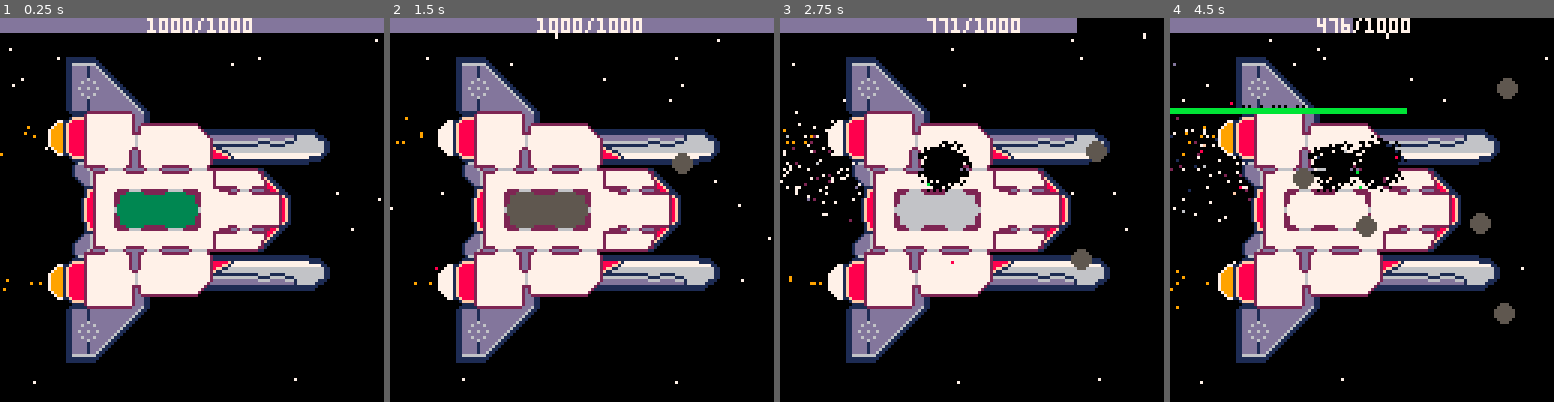
Above: before the commit, frames 1-4 (left to right).
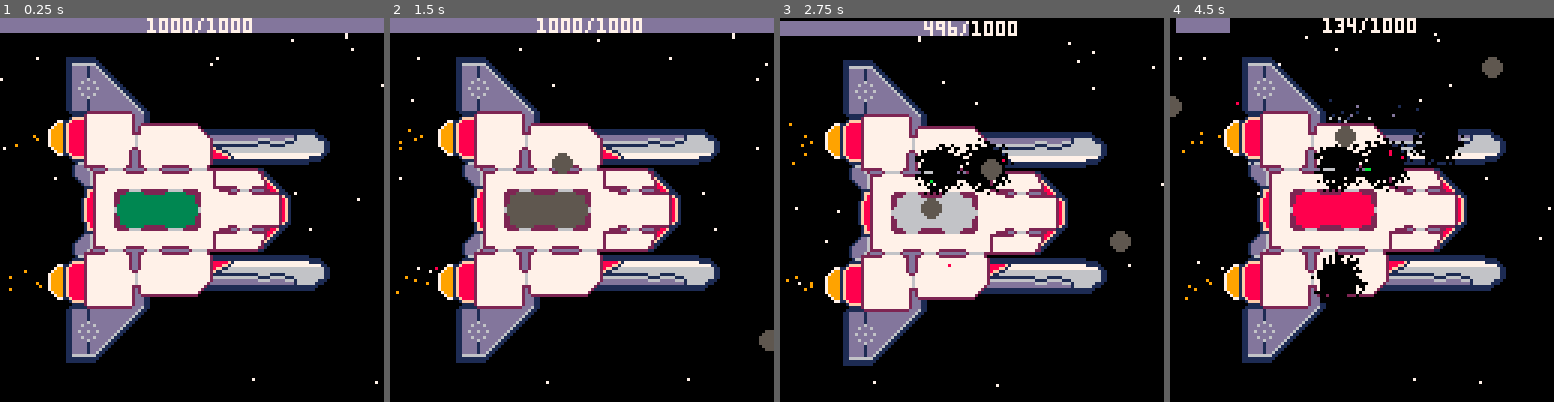
Above: after the commit, the same moments.

Repository: kiiro94/GGJ2020
Game: PICO-8 cartridge ggj2020.p8
The game is run twice, just before and just after one commit, with the same random seed, the same clock (stepped at 60 frames per second) and the same inputs.
Inputs (mouse positions are in pixels of both pictures, inside the frame that each line leads up to):
- Up to frame 1 (0.25 s): no input
- Up to frame 2 (1.5 s): tap X (X key) at 0.33, 1.07 s; click (670, 121) at 0.67 s; tap O (Z key) at 0.7 s; click (436, 267) at 1.22 s
- Up to frame 3 (2.75 s): tap O (Z key) at 1.7, 2.1, 2.5 s; click (887, 114) at 1.77 s; tap X (X key) at 1.85 s; click (952, 259) at 2.32 s
- Up to frame 4 (4.5 s): click (1404, 106) at 2.87 s; tap O (Z key) every 0.4 s from 2.9 to 4.1 s; tap X (X key) at 2.97, 4.08 s; hold Left 3.08-3.58 s; click (1465, 256) at 3.42 s; click (1231, 102) at 3.97 s

The runs differ from the first frame. In frame 1, 0.3% of the frame differs, in the area x 0-100%, y 3-96%; in frame 2, 1.3%; in frame 3, 17%; in frame 4, 19%, in the area x 0-100%, y 0-96%.

Commit message:
draw by sprite

Diff:
--- a/ggj2020.p8
+++ b/ggj2020.p8
@@ -24,6 +24,7 @@
      local dist = sqrt((p.x - x)^2 + (p.y - y)^2)
 	  if dist < rnd(5)+5 and p.s == 1 then
 		 p.s = 0
+       add(brokenData, p)
        createParticle(p.x, p.y, p.c)
 	  end
    end
@@ -75,16 +76,34 @@
    return struct
 end
 
+function getBotSpawn()
+   bS = {}
+   for p in all(data) do
+      if p.b == 1 then
+         add(bS, p)
+      end
+   end
+   return bS
+end
+
 function drawPoint(p)
    if p.s==1 then
 	   pset(p.x, p.y, p.c)
-   --elseif p.s==2 then
-      --pset(p.x, p.y, 14)
-   end
-end
-
-function drawStruct()
-   foreach(data, drawPoint)
+   end
+end
+
+function drawBrokenPoint(p)
+   if p.s==0 then
+	   pset(p.x, p.y, 0)
+   end
+end
+
+function drawBrokenStruct()
+   foreach(brokenData, drawBrokenPoint)
+end
+
+function drawBotSpawn()
+   foreach(botSpawn, drawPoint)
 end
 
 function drawParticles()
@@ -168,17 +187,17 @@
 end
 
 function searchTarget(b)
-   pivot = flr(rnd(5206))
-   for i=pivot,5207 do
-      if data[i].s == 0 and data[i].c == botCol then
-         data[i].s = 2
-         return { x = data[i].x, y = data[i].y }
+   pivot = flr(rnd(#brokenData))
+   for i=pivot + 1 ,#brokenData do
+      if brokenData[i].s == 0 and brokenData[i].c == botCol then
+         brokenData[i].s = 2
+         return { x = brokenData[i].x, y = brokenData[i].y }
       end
    end
    for i=1,pivot do
-      if data[i].s == 0 and data[i].c == botCol then
-         data[i].s = 2
-         return { x = data[i].x, y = data[i].y }
+      if brokenData[i].s == 0 and brokenData[i].c == botCol then
+         brokenData[i].s = 2
+         return { x = brokenData[i].x, y = brokenData[i].y }
       end
    end
 
@@ -203,14 +222,14 @@
 
          dist = sqrt((b.x - b.t.x)^2 + (b.y - b.t.y)^2)
          if (dist < 2) then
-            for p in all(data) do
+            for p in all(brokenData) do
                if (b.t.x == p.x and b.t.y == p.y) do
                   for f in all(fires) do
                      if f.x == p.x and f.y == p.y then
                         del(fires, f)
                      end
                   end
-                  p.s = 1
+                  del(brokenData, p)
                   del(bots, b)
 
                   --increase hp bar relative to color repaired
@@ -308,13 +327,13 @@
    else
       botCol = 0
    end
-   for p in all(data) do
+   for p in all(brokenData) do
       if p.b == 1 then
          p.c = botCol
       end
    end
-   for b in all(bots) do
-      b.wait = false
+   for p in all(botSpawn) do
+      p.c = botCol
    end
 end
 
@@ -378,6 +397,8 @@
 	my = stat(33)
 	mb = stat(34)
 	data = getStruct()
+   brokenData = {}
+   botSpawn = getBotSpawn()
 	t = 0
 	pset(127,0,8)
 
@@ -421,7 +442,7 @@
 
 
 
-function _update()
+function _update60()
 	mx = stat(32)
 	my = stat(33)
 
@@ -484,7 +505,12 @@
    --end
    drawStars()
    drawParticles()
-   drawStruct()
+
+   spr(3, 16, 0, 16, 16)
+
+   drawBotSpawn()
+   drawBrokenStruct()
+
    if not selfdestruct then
       drawBoosters()
    end
@@ -497,7 +523,7 @@
 	  print("mx: " .. mx, 0, 32, 8)
 	  print("my: " .. my, 0, 40, 8)
 	  print("mb: " .. mb, 0, 48, 8)
-     print("asteroids: " .. #asteroids, 0, 56, 8)
+     print("botspawn: " .. botSpawn[1].c, 0, 56, 8)
    end
 
    for b in all(bots) do
